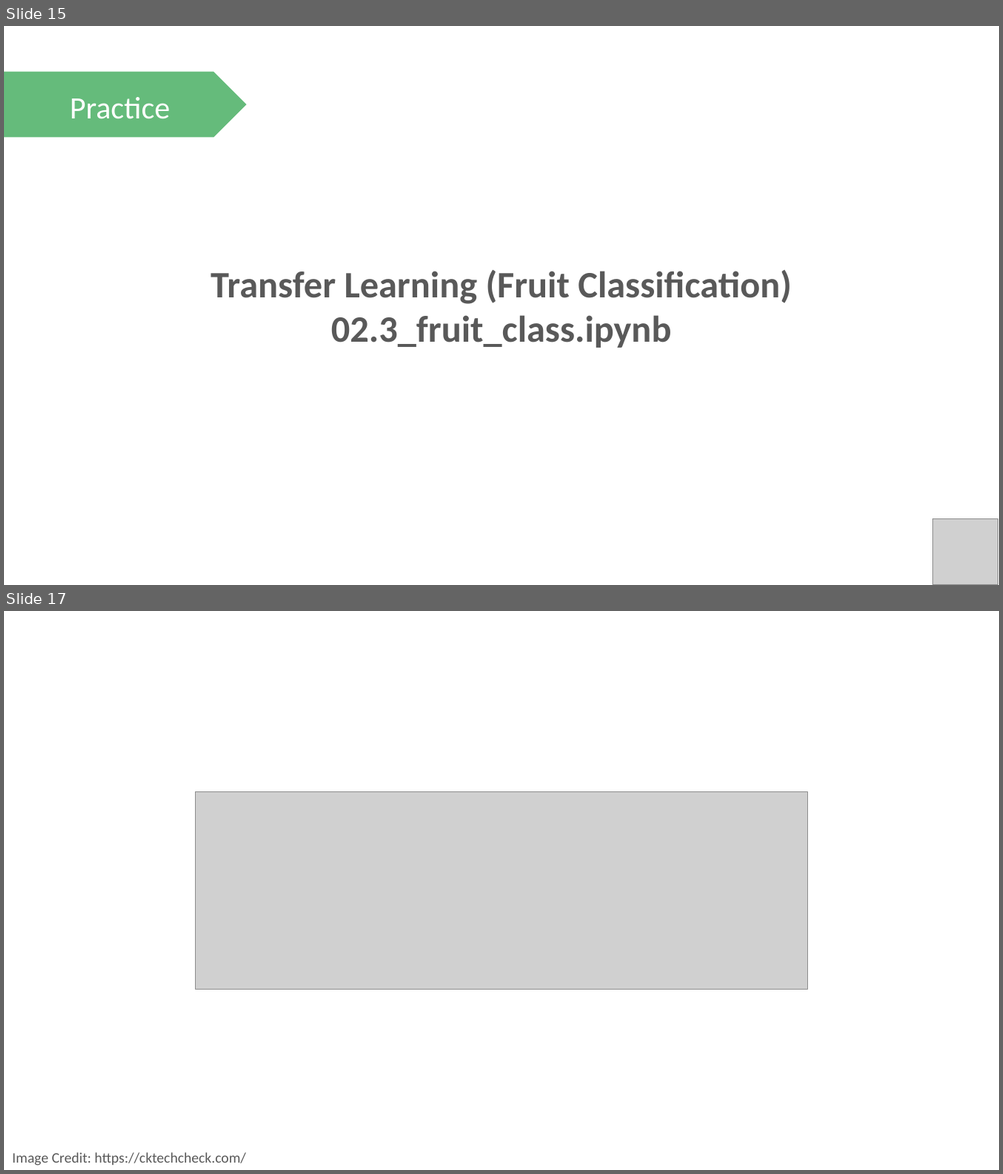
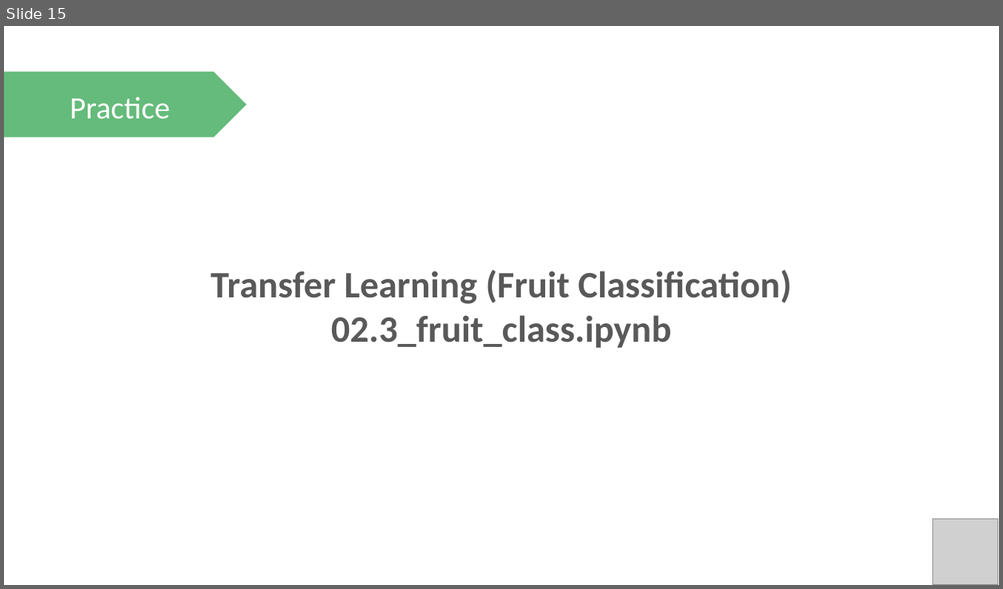
Before and after one commit to PracticumAI/transfer, a slide deck: presentations/02_transfer_learn.pptx. Shown one above the other, each under a label of ours: slides 15 and 17 before the commit, slide 15 after it; the slides between them are not shown. The pictures are 1003x1174 and 1003x589 pixels, drawn with LibreOffice and Linux fonts; fonts in the diff are those of the drawing; grey boxes stand for pictures. Boxes give left, top, right and bottom in pixels: in the first picture for what was removed or moved away, otherwise in the second. Text is boxed around its words. In the diff, an @@ line names an element or a change of style, - is before the commit and + after.

```diff
--- a/presentations/02_transfer_learn.pptx
+++ b/presentations/02_transfer_learn.pptx
@@ slide 17 removed at box(4, 611, 999, 1170), background #FFFFFF @@
@@ picture removed at box(196, 792, 808, 990) @@
@@ text removed at box(12, 1153, 246, 1166) @@
-Image Credit: https://cktechcheck.com/
```
Also in this commit, not shown: 2 slides changed, 1 other slide removed.
